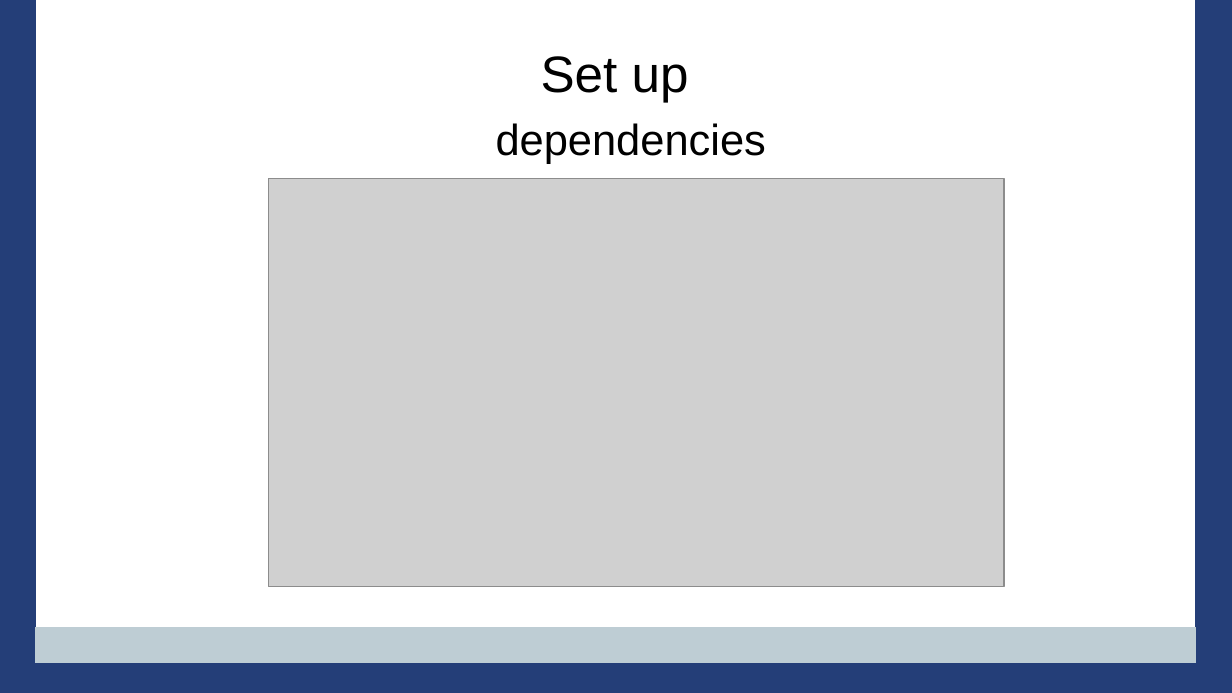
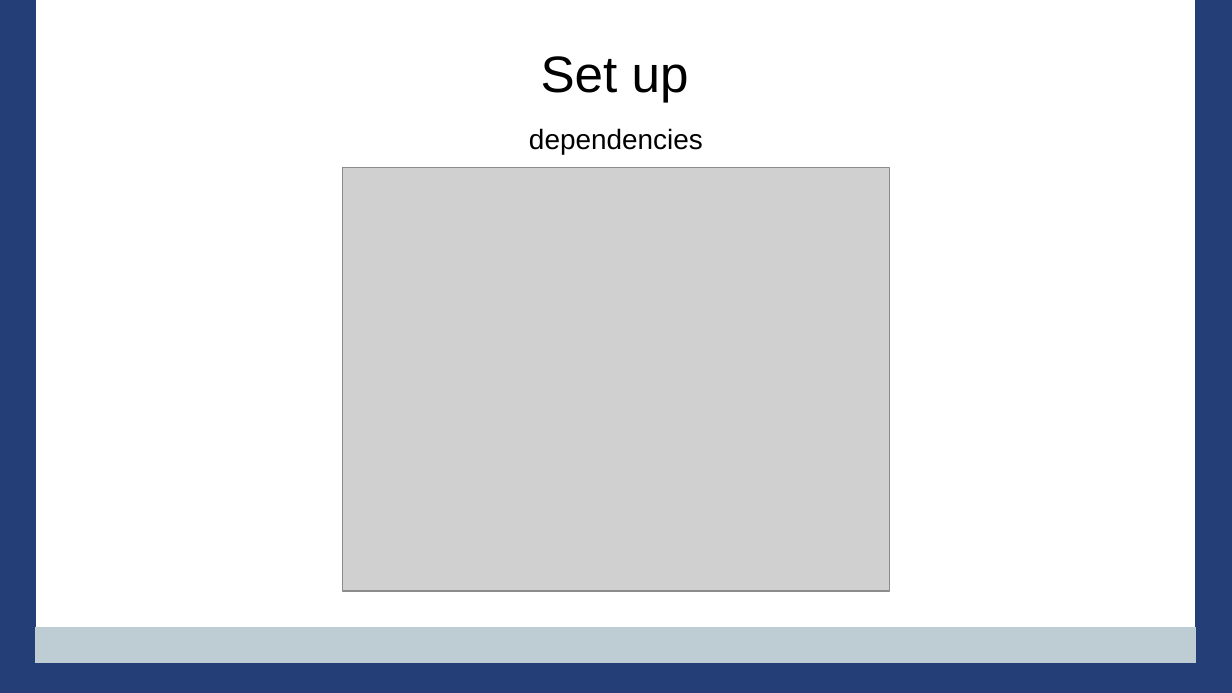
Before and after one commit to PennState/junit5-presentation, a slide deck: slide 10 of src/site/presentation/Junit5_Presentation_JavaOne_2016.odp (slide 8 before the commit). Drawn at 1232x693 pixels with LibreOffice and Linux fonts; fonts in the diff are those of the drawing; grey boxes stand for pictures; background and template pictures are left out. Boxes give left, top, right and bottom in pixels: in the first picture for what was removed or moved away, otherwise in the second. Text is boxed around its words. In the diff, an @@ line names an element or a change of style, - is before the commit and + after.

```diff
--- a/src/site/presentation/Junit5_Presentation_JavaOne_2016.odp
+++ b/src/site/presentation/Junit5_Presentation_JavaOne_2016.odp
@@ title "dependencies": place and size @@
-title "dependencies" at <box>496,123,766,164</box>
+title "dependencies" at <box>529,128,703,154</box>
@@ title "dependencies" at <box>529,128,703,154</box>: size 28 to 18 pt @@
@@ picture: place and size @@
-picture at <box>268,179,1004,587</box>
+picture at <box>342,168,890,591</box>
```
Also in this commit, not shown: 12 other slides changed, 6 slides added, 7 slides removed, 1 other file.
